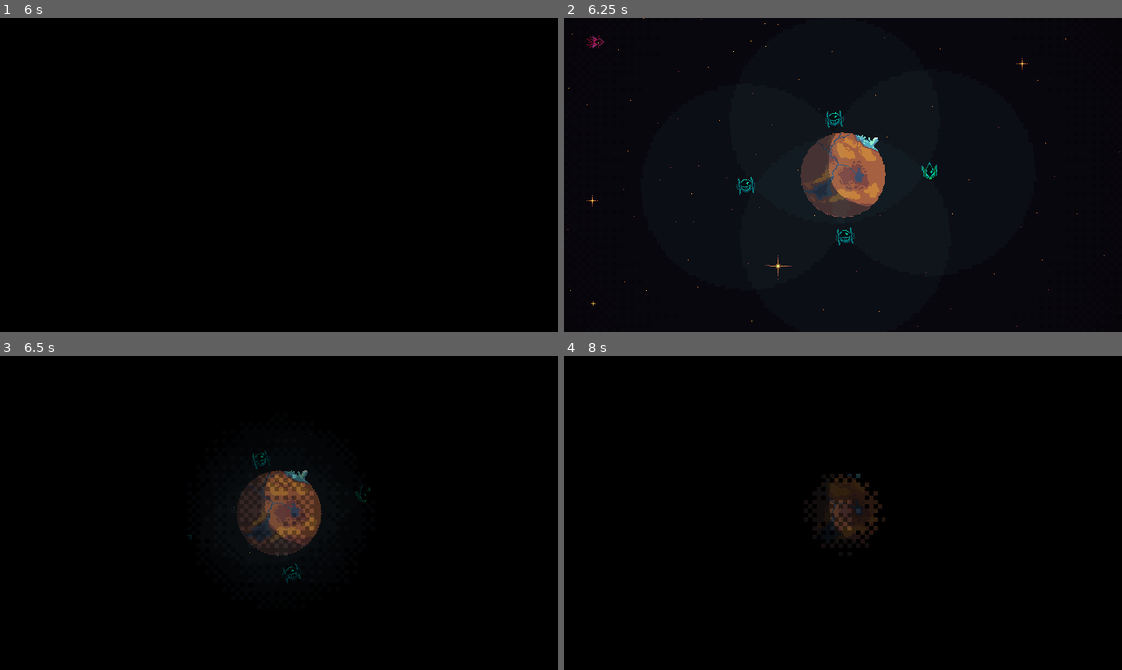
Above: before the commit, frames 1-4 (two rows, left to right).
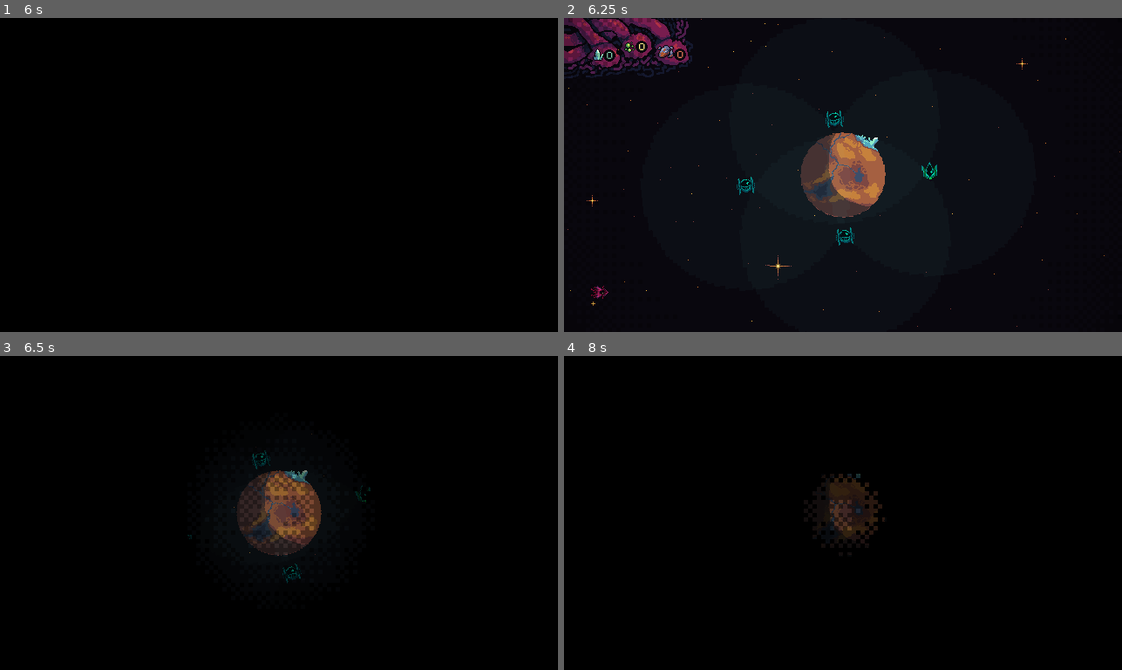
Above: after the commit, the same moments.

Repository: jhysek/brno-game-jam-2026
Game: Godot game, scene res://scenes/planet.tscn
The game is run twice, just before and just after one commit, with the same random seed, the same clock (stepped at 60 frames per second) and the same inputs.
Inputs (mouse positions are in pixels of both pictures, inside the frame that each line leads up to):
- Up to frame 1 (6 s): tap Enter (ui_accept) at 0.5, 0.77, 1.25, 1.52, 2, 2.75, 3.02, 3.5, 3.77, 4.25, 4.52 s; move the mouse to (401, 159) at 0.52 s; hold Right (ui_right) 0.53-1.28 s; hold R 0.53-1.28 s; click (401, 159) at 0.67 s; move the mouse to (167, 190) at 1.27 s; hold Down (ui_down) 1.28-2.03 s; tap D (deploy) at 1.35, 3.6, 5.85 s; click (167, 190) at 1.42 s; tap R at 1.55, 2.85, 4.35 s; move the mouse to (334, 105) at 2.02 s; hold Right (ui_right) 2.03-2.78 s; hold R 2.03-2.78 s; click (334, 105) at 2.17 s; move the mouse to (251, 237) at 2.77 s; hold Up (ui_up) 2.78-3.53 s; click (251, 237) at 2.92 s; move the mouse to (446, 222) at 3.52 s; hold R 3.53-4.28 s; hold Left (ui_left) 3.53-5.03 s; click (446, 222) at 3.67 s; move the mouse to (111, 127) at 4.27 s; click (111, 127) at 4.42 s; move the mouse to (306, 175) at 5.02 s; hold Down (ui_down) 5.03-5.78 s; hold R 5.03-5.78 s; click (306, 175) at 5.17 s; move the mouse to (195, 96) at 5.77 s; hold Right (ui_right) from 5.78 s (still down); click (195, 96) at 5.92 s
- Up to frame 2 (6.25 s): keep holding Right (ui_right); tap Enter (ui_accept) at 6.02 s; tap R at 6.05 s
- Up to frame 3 (6.5 s): keep holding Right (ui_right)
- Up to frame 4 (8 s): move the mouse to (965, 497) at 6.52 s; release Right (ui_right) at 6.53 s; hold Up (ui_up) 6.53-7.28 s; hold R 6.53-7.28 s; click (965, 497) at 6.67 s; tap Enter (ui_accept) at 6.77, 7.52 s; move the mouse to (731, 528) at 7.27 s; hold Right (ui_right) from 7.28 s (still down); tap R at 7.35 s; click (731, 528) at 7.42 s

Frame 1 is identical in both runs. In frame 2, 2.5% of the frame differs, in the area x 0-24%, y 0-90%; in frame 3, nothing differs; in frame 4, nothing differs.

Commit message:
...

Diff:
--- /dev/null
+++ b/assets/theme.tres
@@ -0,0 +1,7 @@
+[gd_resource type="Theme" format=3 uid="uid://s1sgtyca883y"]
+
+[ext_resource type="FontFile" uid="uid://tqb5rlcfohc6" path="res://assets/pixely.ttf" id="1_5x3i2"]
+
+[resource]
+default_font = ExtResource("1_5x3i2")
+default_font_size = 9
--- a/components/miner/miner.gd
+++ b/components/miner/miner.gd
@@ -90,6 +90,7 @@
 		rotate(get_angle_to(target) - PI / 2)
 
 		check_resources()
+		$Timer.start()
 
 
 func check_resources():
@@ -98,4 +99,12 @@
 			on_resource = true
 			resource_type = area.resource_type
 			print("RESOURCE: " + resource_type)
-			GameState.resources.crystal += 1
+			GameState.resources[resource_type] += 1
+			game.update_resources(resource_type)
+
+		if !on_resource:
+			explode()
+
+
+func _on_timer_timeout() -> void:
+	Transition.switchTo("res://scenes/garage.tscn")
--- a/components/miner/miner.tscn
+++ b/components/miner/miner.tscn
@@ -64,5 +64,10 @@
 [node name="AnimatedSprite2D" type="AnimatedSprite2D" parent="." unique_id=56530886]
 sprite_frames = SubResource("SpriteFrames_he204")
 
+[node name="Timer" type="Timer" parent="." unique_id=917390541]
+wait_time = 2.0
+one_shot = true
+
 [connection signal="area_entered" from="." to="." method="_on_area_entered"]
 [connection signal="body_entered" from="." to="." method="_on_body_entered"]
+[connection signal="timeout" from="Timer" to="." method="_on_timer_timeout"]
--- a/components/planet_selector/planet_selector.gd
+++ b/components/planet_selector/planet_selector.gd
@@ -17,3 +17,4 @@
 func _on_input_event(viewport: Node, event: InputEvent, shape_idx: int) -> void:
 	if event is InputEventMouseButton and event.is_pressed():
 		print("CLICKED")
+		Transition.switchTo("res://scenes/planet.tscn")
--- /dev/null
+++ b/components/ui/ui.gd
@@ -0,0 +1,23 @@
+extends Sprite2D
+
+var tween: Tween = null
+
+func _ready():
+	update_resources(null)
+
+func update_resources(type):
+	$crystal.text = str(GameState.resources.crystal)
+	$gas.text = str(GameState.resources.gas)
+	$iron.text = str(GameState.resources.iron)
+
+
+func pulse(obj) -> void:
+	if tween:
+		tween.kill()
+		obj.scale = Vector2.ONE  # reset in case it was mid-animation
+
+	tween = create_tween()
+	tween.set_trans(Tween.TRANS_ELASTIC)
+	tween.set_ease(Tween.EASE_OUT)
+	tween.tween_property(obj, "scale", Vector2(1.3, 1.3), 0.15)
+	tween.tween_property(obj, "scale", Vector2.ONE, 0.3)
--- /dev/null
+++ b/components/ui/ui.tscn
@@ -0,0 +1,42 @@
+[gd_scene format=3 uid="uid://xae6go8mnsta"]
+
+[ext_resource type="Texture2D" uid="uid://dj6q8cdorbwpe" path="res://components/ui/ui.png" id="1_ufc7s"]
+[ext_resource type="Script" uid="uid://b4j4thrm5m6yh" path="res://components/ui/ui.gd" id="2_wh8a2"]
+[ext_resource type="Theme" uid="uid://s1sgtyca883y" path="res://assets/theme.tres" id="3_voclx"]
+
+[node name="UI" type="Sprite2D" unique_id=1624443983]
+texture = ExtResource("1_ufc7s")
+script = ExtResource("2_wh8a2")
+
+[node name="crystal" type="Label" parent="." unique_id=1478903637]
+offset_left = -282.0
+offset_top = -145.0
+offset_right = -252.0
+offset_bottom = -122.0
+pivot_offset = Vector2(15, 12)
+theme = ExtResource("3_voclx")
+theme_override_colors/font_color = Color(0.57254905, 0.9098039, 0.7529412, 1)
+text = "0"
+horizontal_alignment = 1
+
+[node name="gas" type="Label" parent="." unique_id=103604478]
+offset_left = -243.0
+offset_top = -155.0
+offset_right = -216.0
+offset_bottom = -132.0
+pivot_offset = Vector2(12, 13)
+theme = ExtResource("3_voclx")
+theme_override_colors/font_color = Color(1, 0.93333334, 0.5137255, 1)
+text = "0"
+horizontal_alignment = 1
+
+[node name="iron" type="Label" parent="." unique_id=2101151541]
+offset_left = -198.0
+offset_top = -146.0
+offset_right = -174.0
+offset_bottom = -123.0
+pivot_offset = Vector2(12, 12)
+theme = ExtResource("3_voclx")
+theme_override_colors/font_color = Color(0.87652665, 0.47481602, 0.32958174, 1)
+text = "0"
+horizontal_alignment = 1
--- a/game_state.gd
+++ b/game_state.gd
@@ -2,5 +2,7 @@
 
 
 var resources = {
-	crystal = 0
+	crystal = 0,
+	gas = 0,
+	iron = 0
 }
--- a/scenes/game.gd
+++ b/scenes/game.gd
@@ -4,6 +4,7 @@
 
 @onready var cam = $Camera2D
 @onready var bg = $Bg
+@onready var UI = $UI
 
 func _ready():
 	Transition.openScene()
@@ -17,6 +18,9 @@
 func enemy_shake_camera():
 	cam.shake(0.5, 30, 10)
 
+func update_resources(type):
+	UI.update_resources(type)
+
 func _input(event: InputEvent) -> void:
 	if Input.is_key_pressed(KEY_R):
 		Transition.switchTo("res://scenes/planet.tscn")
--- /dev/null
+++ b/scenes/garage.gd
@@ -0,0 +1,10 @@
+extends Node2D
+
+func _ready():
+	Transition.openScene()
+
+func _on_button_pressed() -> void:
+	Transition.switchTo("res://scenes/map.tscn")
+
+func _process(delta):
+	$Bg.rotation += delta * 0.06
--- /dev/null
+++ b/scenes/garage.tscn
@@ -0,0 +1,31 @@
+[gd_scene format=3 uid="uid://bdr24ooqocsbi"]
+
+[ext_resource type="Script" uid="uid://cq5waw4pd5qj7" path="res://scenes/garage.gd" id="1_jceud"]
+[ext_resource type="Texture2D" uid="uid://h1mc1lyy35on" path="res://assets/bg.png" id="2_gnlqp"]
+[ext_resource type="PackedScene" uid="uid://xae6go8mnsta" path="res://components/ui/ui.tscn" id="3_f50xb"]
+
+[node name="Garage" type="Node2D" unique_id=1212679785]
+script = ExtResource("1_jceud")
+
+[node name="Bg" type="TextureRect" parent="." unique_id=938802532]
+offset_left = -1000.0
+offset_top = -1000.0
+offset_right = 1000.0
+offset_bottom = 1000.0
+pivot_offset = Vector2(1000, 1000)
+mouse_filter = 2
+texture = ExtResource("2_gnlqp")
+stretch_mode = 1
+
+[node name="Button" type="Button" parent="." unique_id=660748129]
+offset_left = 138.0
+offset_top = 68.0
+offset_right = 171.0
+offset_bottom = 99.0
+text = "GO"
+
+[node name="Camera2D" type="Camera2D" parent="." unique_id=1273060474]
+
+[node name="UI" parent="." unique_id=1624443983 instance=ExtResource("3_f50xb")]
+
+[connection signal="pressed" from="Button" to="." method="_on_button_pressed"]
--- a/scenes/map.gd
+++ b/scenes/map.gd
@@ -3,6 +3,7 @@
 @onready var bg = $Bg
 
 func _ready():
+	Transition.openScene()
 	set_process(true)
 
 func _process(delta):
--- a/scenes/map.tscn
+++ b/scenes/map.tscn
@@ -4,6 +4,7 @@
 [ext_resource type="Script" uid="uid://fwxnshdv52bf" path="res://scenes/map.gd" id="1_paxxb"]
 [ext_resource type="Shader" uid="uid://pdcdh40q86em" path="res://scenes/nebula.gdshader" id="3_0cso3"]
 [ext_resource type="PackedScene" uid="uid://cxpj8ik0mt38u" path="res://components/planet_selector/planet_selector.tscn" id="4_0cso3"]
+[ext_resource type="PackedScene" uid="uid://xae6go8mnsta" path="res://components/ui/ui.tscn" id="5_2klcf"]
 
 [sub_resource type="ShaderMaterial" id="ShaderMaterial_2klcf"]
 shader = ExtResource("3_0cso3")
@@ -55,3 +56,5 @@
 
 [node name="WorldEnvironment" type="WorldEnvironment" parent="." unique_id=39718161]
 environment = SubResource("Environment_gldc4")
+
+[node name="UI" parent="." unique_id=1624443983 instance=ExtResource("5_2klcf")]
--- a/scenes/planet.tscn
+++ b/scenes/planet.tscn
@@ -7,6 +7,7 @@
 [ext_resource type="PackedScene" uid="uid://0aiw1a8xldfx" path="res://components/ship/ship.tscn" id="3_ggt7d"]
 [ext_resource type="PackedScene" uid="uid://dbsgyxgwq734e" path="res://components/enemy/enemy.tscn" id="5_1wmcx"]
 [ext_resource type="PackedScene" uid="uid://cj18jlfeew32e" path="res://components/bullet/bullet.tscn" id="5_48b8c"]
+[ext_resource type="PackedScene" uid="uid://xae6go8mnsta" path="res://components/ui/ui.tscn" id="5_m5dqw"]
 
 [node name="PlanetScene" type="Node2D" unique_id=2129096246]
 script = ExtResource("1_0k1rn")
@@ -30,6 +31,8 @@
 ROTATION = -0.7
 entangled = NodePath("../Enemies")
 
+[node name="UI" parent="." unique_id=1624443983 instance=ExtResource("5_m5dqw")]
+
 [node name="Enemies" type="Node2D" parent="." unique_id=836671758]
 
 [node name="Enemy" parent="Enemies" unique_id=366986229 instance=ExtResource("5_1wmcx")]
@@ -48,7 +51,7 @@
 enemy_type = 3
 
 [node name="Ship" parent="." unique_id=713125022 node_paths=PackedStringArray("game", "planet") instance=ExtResource("3_ggt7d")]
-position = Vector2(-281, -152)
+position = Vector2(-276, 135)
 rotation = 1.5707964
 game = NodePath("..")
 planet = NodePath("../Planet")
Binary file added: assets/pixely.ttf
Not shown, added: assets/pixely.ttf.import
Not shown, added: components/ui/ui.gd.uid
Binary file added: components/ui/ui.png
Not shown, added: components/ui/ui.png.import
Not shown, added: scenes/garage.gd.uid
